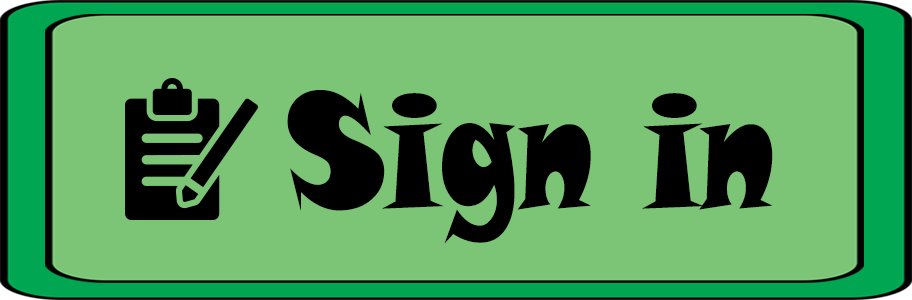
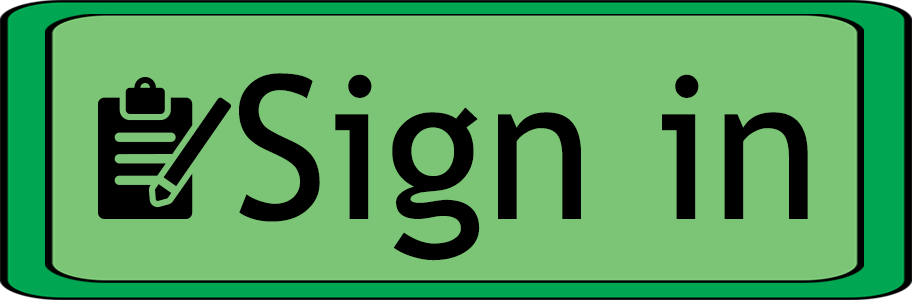
Two versions of the same layered image (912×300). Layer-by-layer changes:
painted on "Forma 1" over bbox(98, 77, 258, 220)
painted on "Sign in" over bbox(239, 73, 808, 261)
